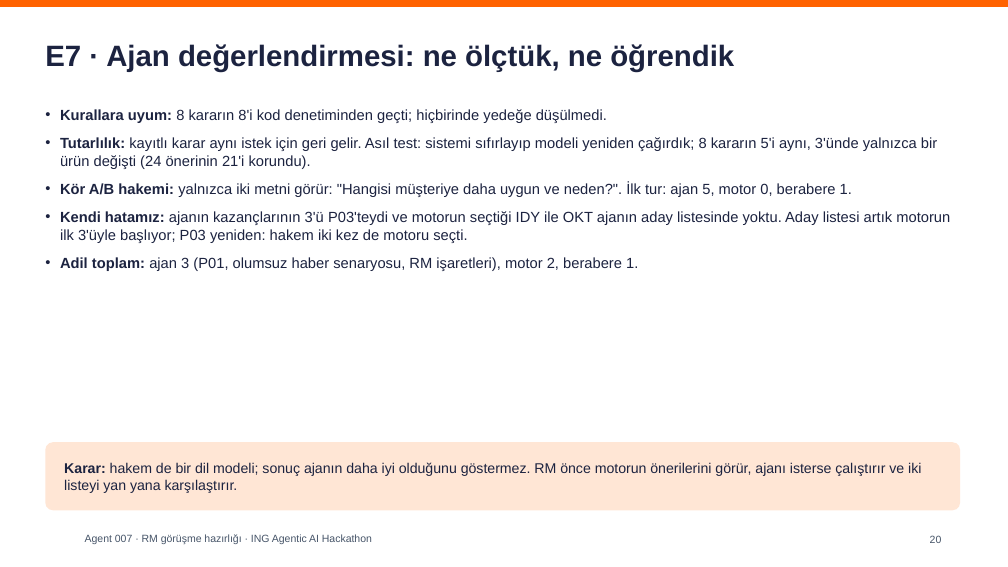
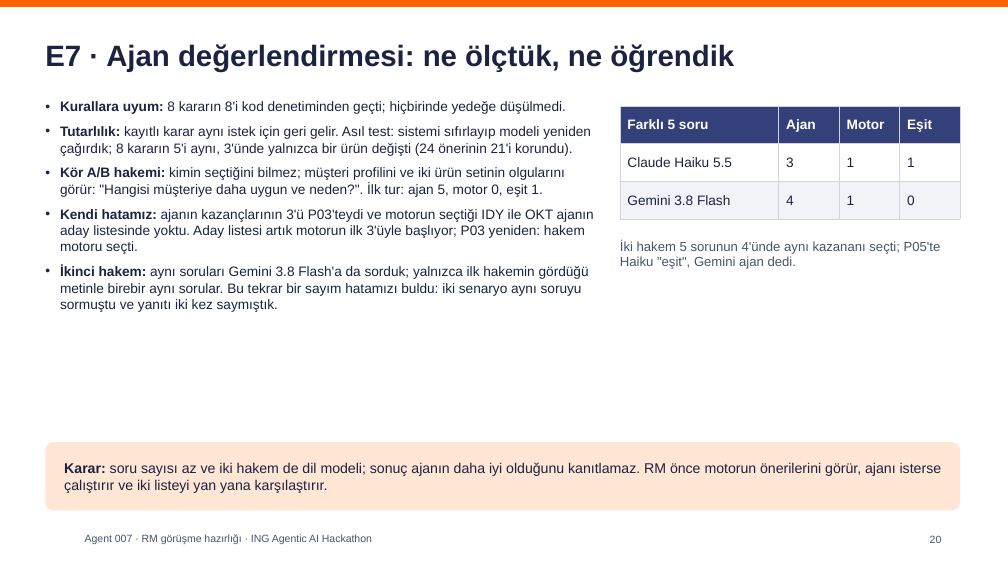
Before and after one commit to ArdahanDogru/ing-hackathon-rm-prep, a slide deck: slide 20 of docs/teslim/sunum/07-sunum.pptx. Drawn at 1008x567 pixels with LibreOffice and Linux fonts; fonts in the diff are those of the drawing; background and template pictures are left out. Boxes give left, top, right and bottom in pixels: in the first picture for what was removed or moved away, otherwise in the second. Text is boxed around its words. In the diff, an @@ line names an element or a change of style, - is before the commit and + after.

```diff
--- a/docs/teslim/sunum/07-sunum.pptx
+++ b/docs/teslim/sunum/07-sunum.pptx
@@ text "Kurallara uyum: 8 kararın 8'i ...": place and size @@
-text "Kurallara uyum: 8 kararın 8'i ..." at (60,109,950,271)
+text "Kurallara uyum: 8 kararın 8'i ..." at (60,101,594,312)
@@ text at (60,101,591,156): size 14 to 13 pt in "Kurallara uyum: 8 kararın 8'i kod denetiminden ...", "Tutarlılık: kayıtlı karar aynı istek için geri ..."; less space between paragraphs @@
@@ table added at (620,106,960,209), 3 rows, 4 columns @@
+Farklı 5 soru | Ajan | Motor | Eşit
+Claude Haiku 5.5 | 3 | 1 | 1
+Gemini 3.8 Flash | 4 | 1 | 0
@@ text at (60,167,594,312): text changed; size 14 to 13 pt @@
-• Kör A/B hakemi: yalnızca iki metni görür: "Hangisi müşteriye daha uygun ve neden?". İlk tur: ajan 5, motor 0, berabere 1.
-• Kendi hatamız: ajanın kazançlarının 3'ü P03'teydi ve motorun seçtiği IDY ile OKT ajanın aday listesinde yoktu. Aday listesi artık motorun ilk 3'üyle başlıyor; P03 yeniden: hakem iki kez de motoru seçti.
-• Adil toplam: ajan 3 (P01, olumsuz haber senaryosu, RM işaretleri), motor 2, berabere 1.
+• Kör A/B hakemi: kimin seçtiğini bilmez; müşteri profilini ve iki ürün setinin olgularını görür: "Hangisi müşteriye daha uygun ve neden?". İlk tur: ajan 5, motor 0, eşit 1.
+• Kendi hatamız: ajanın kazançlarının 3'ü P03'teydi ve motorun seçtiği IDY ile OKT ajanın aday listesinde yoktu. Aday listesi artık motorun ilk 3'üyle başlıyor; P03 yeniden: hakem motoru seçti.
+• İkinci hakem: aynı soruları Gemini 3.8 Flash'a da sorduk; yalnızca ilk hakemin gördüğü metinle birebir aynı sorular. Bu tekrar bir sayım hatamızı buldu: iki senaryo aynı soruyu sormuştu ve yanıtı iki kez saymıştık.
@@ text added at (620,240,941,269), 12.5 pt, text #475569 @@
+İki hakem 5 sorunun 4'ünde aynı kazananı seçti; P05'te Haiku "eşit", Gemini ajan dedi.
@@ text at (64,462,942,493): text changed @@
-Karar: hakem de bir dil modeli; sonuç ajanın daha iyi olduğunu göstermez. RM önce motorun önerilerini görür, ajanı isterse çalıştırır ve iki listeyi yan yana karşılaştırır.
+Karar: soru sayısı az ve iki hakem de dil modeli; sonuç ajanın daha iyi olduğunu kanıtlamaz. RM önce motorun önerilerini görür, ajanı isterse çalıştırır ve iki listeyi yan yana karşılaştırır.
```
Also in this commit, not shown: 3 other slides changed, 17 other files.
